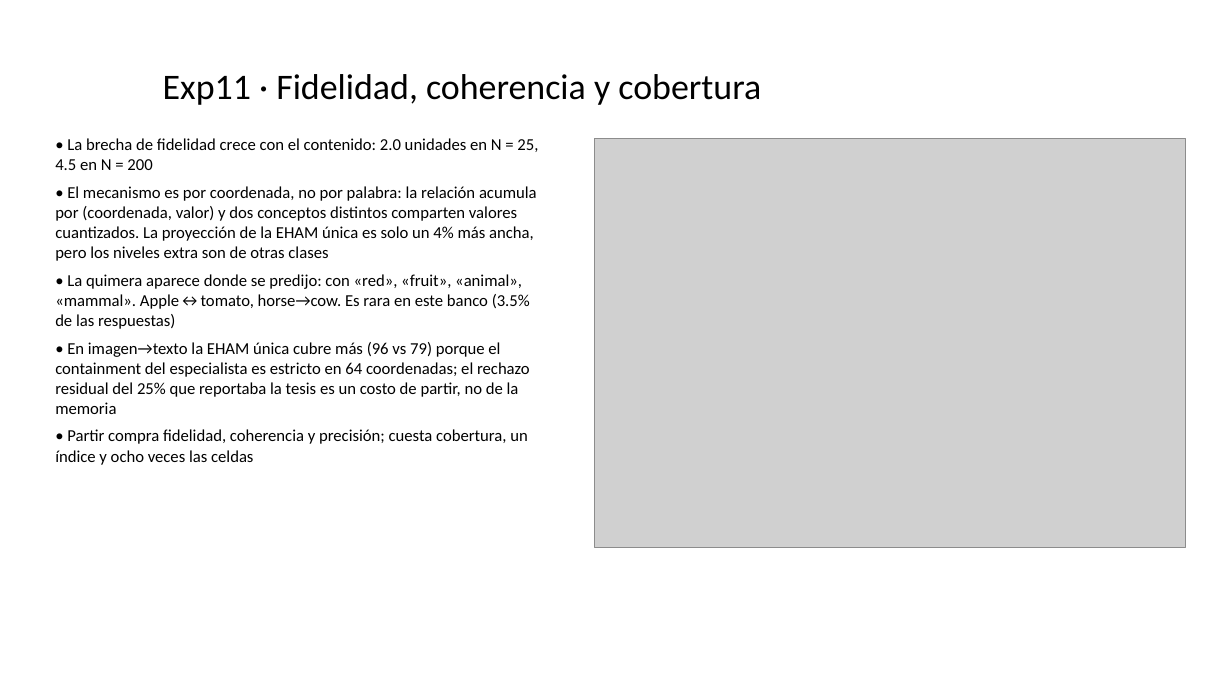
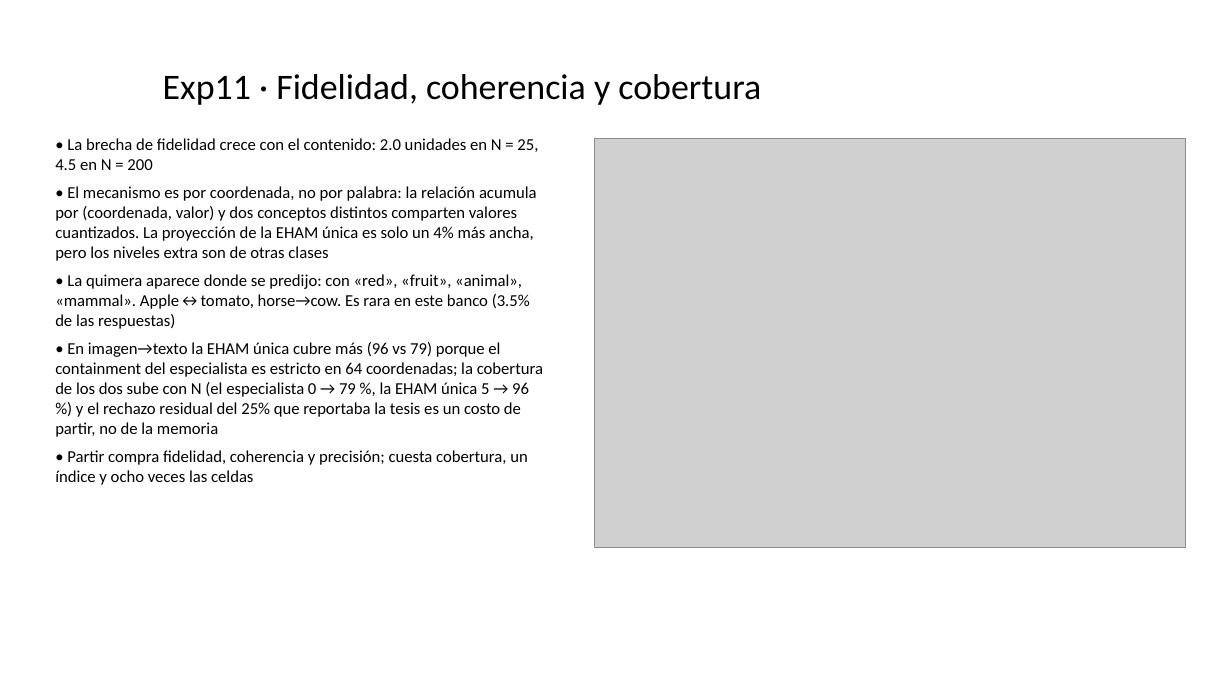
Before and after one commit to Gabiwi13/MAE-TMS, a slide deck: slide 8 of hallazgos_exp7_a_exp11.pptx. Drawn at 1232x693 pixels with LibreOffice and Linux fonts; fonts in the diff are those of the drawing; grey boxes stand for pictures. Boxes give left, top, right and bottom in pixels: in the first picture for what was removed or moved away, otherwise in the second. Text is boxed around its words. In the diff, an @@ line names an element or a change of style, - is before the commit and + after.

Commit message:
Prosa tras la corrida larga y la doble compuerta (revision_c3_prosa.md, aprobada): veredicto de exp11 con imagen→texto de cuatro cortes y diez semillas y con la fila del protocolo con compuerta; CONTEXTO e INICIO al 22 de septiembre con los pendientes cerrados; deck: envolvente 2.9 a 5.5, cifras de imagen→texto con diez semillas y diapositiva final actualizada

```diff
--- a/hallazgos_exp7_a_exp11.pptx
+++ b/hallazgos_exp7_a_exp11.pptx
@@ text at [55,342,543,437]: text changed @@
-• En imagen→texto la EHAM única cubre más (96 vs 79) porque el containment del especialista es estricto en 64 coordenadas; el rechazo residual del 25% que reportaba la tesis es un costo de partir, no de la memoria
+• En imagen→texto la EHAM única cubre más (96 vs 79) porque el containment del especialista es estricto en 64 coordenadas; la cobertura de los dos sube con N (el especialista 0 → 79 %, la EHAM única 5 → 96 %) y el rechazo residual del 25% que reportaba la tesis es un costo de partir, no de la memoria
```
Also in this commit, not shown: 3 other slides changed, 4 other files.
